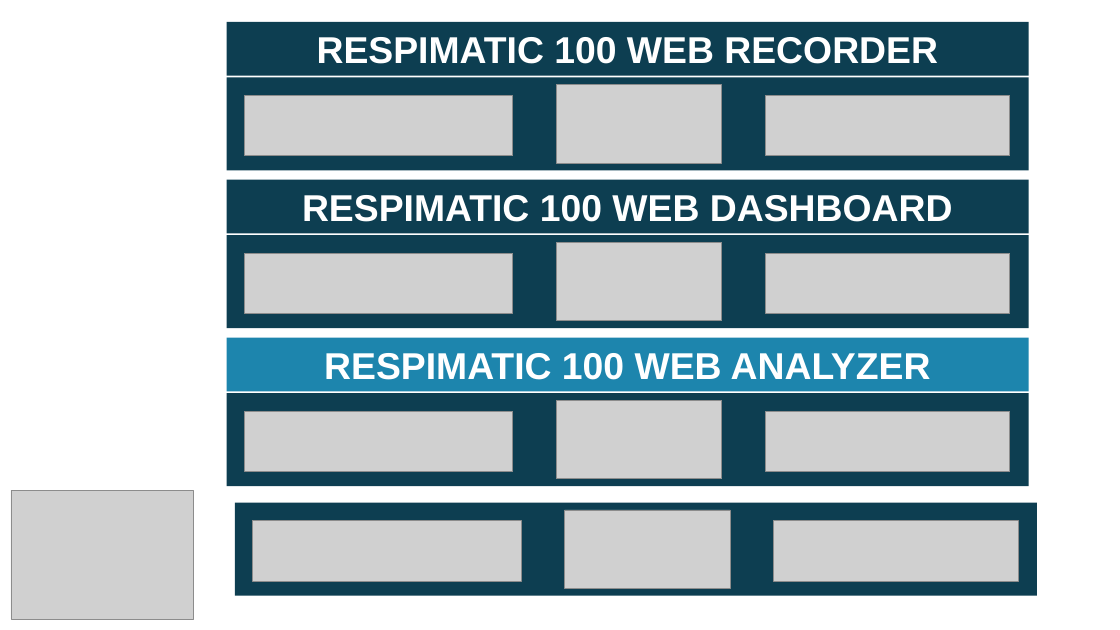
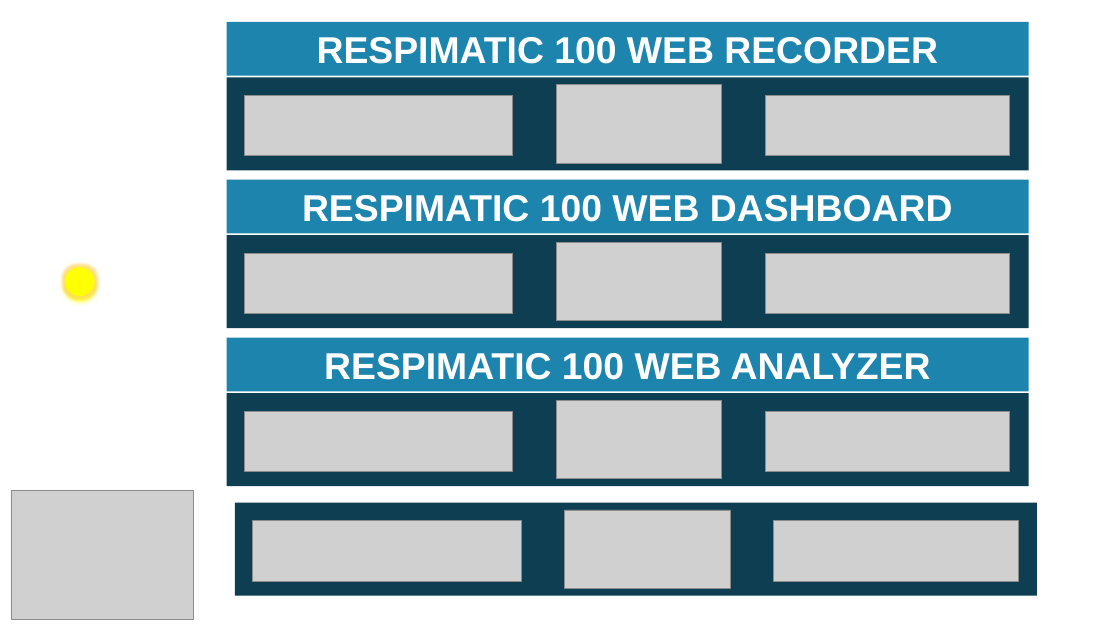
Before and after one commit to sunilmeister/sunilmeister.github.io, a slide deck: slide 1 of img/Logo.pptx. Drawn at 1120x630 pixels with LibreOffice and Linux fonts; fonts in the diff are those of the drawing; grey boxes stand for pictures. Boxes give left, top, right and bottom in pixels: in the first picture for what was removed or moved away, otherwise in the second. Text is boxed around its words. In the diff, an @@ line names an element or a change of style, - is before the commit and + after.

```diff
--- a/img/Logo.pptx
+++ b/img/Logo.pptx
@@ rectangle "RESPIMATIC 100 WEB RECORDER" at [227,22,1029,76]: fill #0D3E51 to #1D85AD @@
@@ rectangle "RESPIMATIC 100 WEB DASHBOARD" at [227,180,1029,234]: fill #0D3E51 to #1D85AD @@
@@ ellipse added at [65,267,94,296], fill #FFFF00 @@
```
Also in this commit, not shown: 1 other slide changed, 6 other files.
